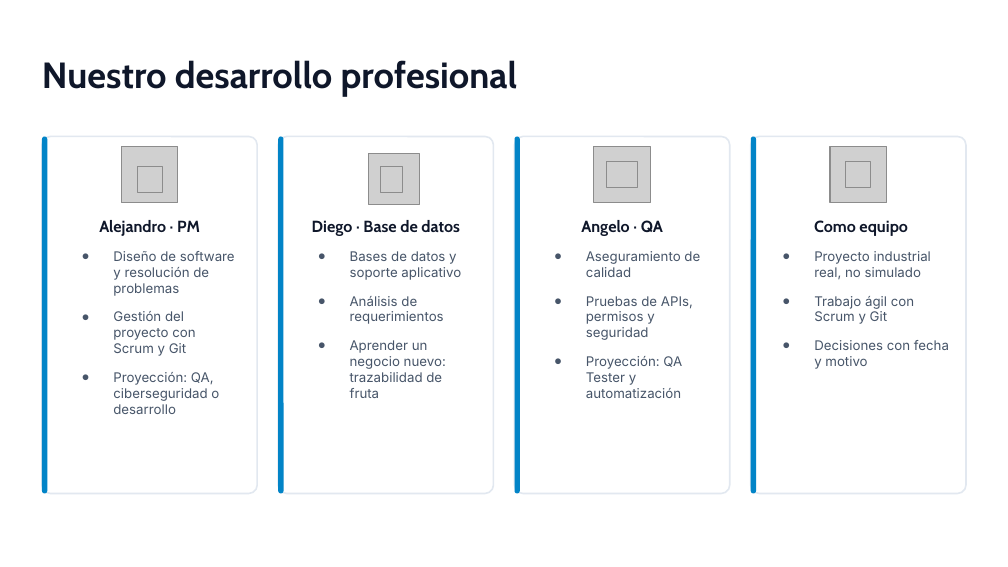
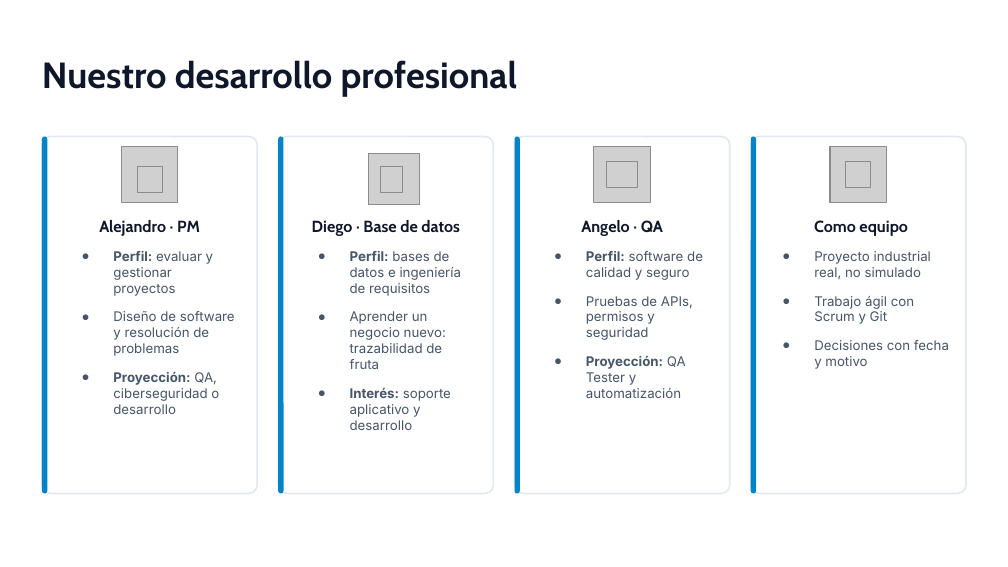
Before and after one commit to Alejandroduoc/A2D_SM, a slide deck: slide 5 of Fase 2/Evidencias Grupales/Presentacion Proyecto Fase 2.pptx. Drawn at 1008x567 pixels with LibreOffice and Linux fonts; fonts in the diff are those of the drawing; grey boxes stand for pictures. Boxes give left, top, right and bottom in pixels: in the first picture for what was removed or moved away, otherwise in the second. Text is boxed around its words. In the diff, an @@ line names an element or a change of style, - is before the commit and + after.

```diff
--- a/Fase 2/Evidencias Grupales/Presentacion Proyecto Fase 2.pptx
+++ b/Fase 2/Evidencias Grupales/Presentacion Proyecto Fase 2.pptx
@@ text at <box>113,251,213,296</box>: paragraph added @@
+● Perfil: evaluar y gestionar proyectos
@@ text at <box>350,251,462,296</box>: text changed @@
-● Bases de datos y soporte aplicativo
-● Análisis de requerimientos
+● Perfil: bases de datos e ingeniería de requisitos
@@ text at <box>586,251,703,280</box>: text changed @@
-● Aseguramiento de calidad
+● Perfil: software de calidad y seguro
@@ text at <box>113,311,195,356</box>: paragraph removed @@
-● Gestión del proyecto con Scrum y Git
@@ text at <box>586,356,686,398</box>: bold on in "Proyección:" @@
@@ text at <box>113,372,219,414</box>: bold on in "Proyección:" @@
@@ text at <box>350,388,451,430</box>: paragraph added @@
+● Interés: soporte aplicativo y desarrollo
```
Also in this commit, not shown: 1 other slide changed.
